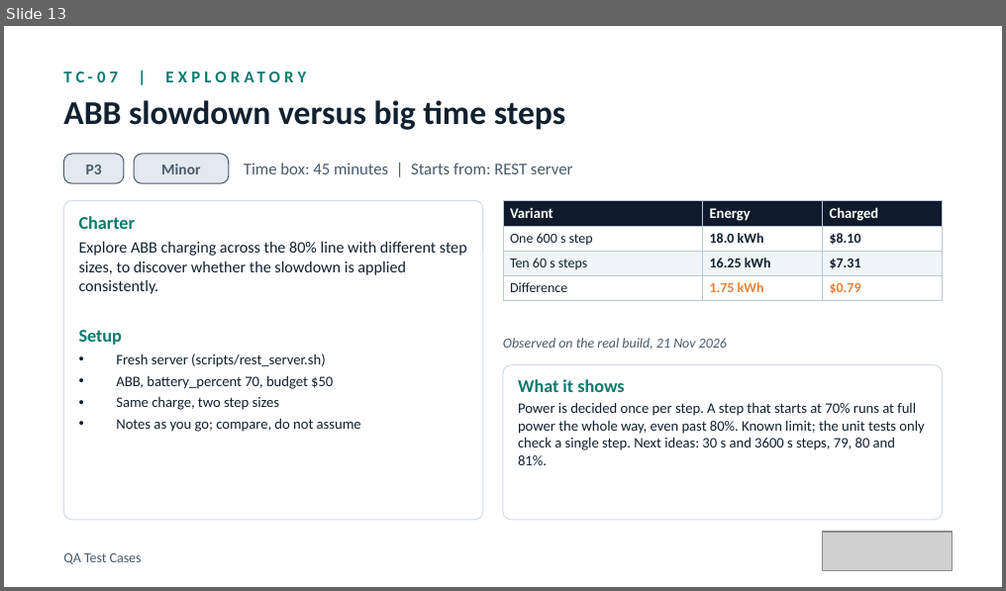
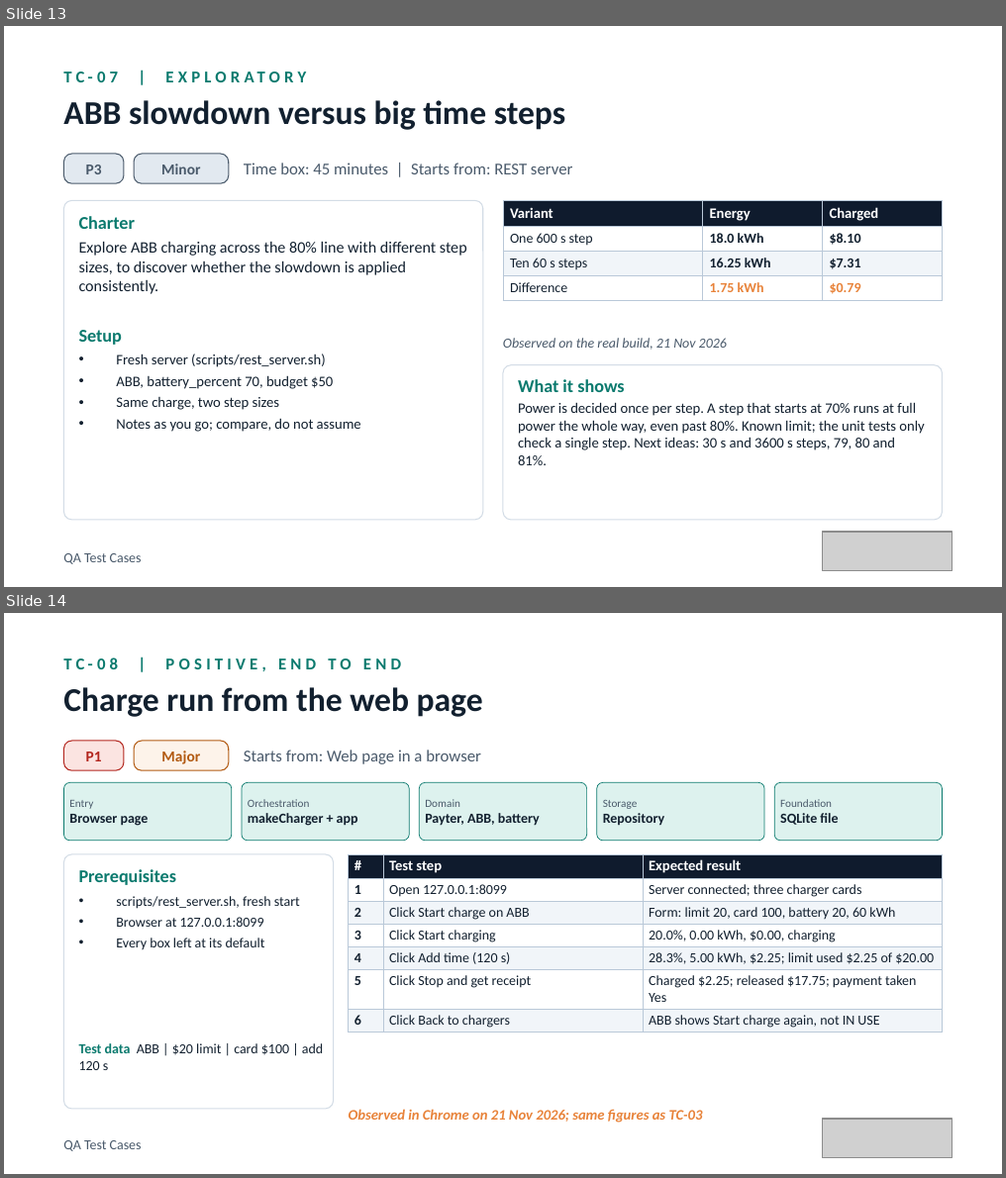
Before and after one commit to elitesoftwareqa/ev-charger, a slide deck: docs/presentation/EV-Charger-QA-Test-Cases.pptx. Shown one above the other, each under a label of ours: slide 13 before the commit, slides 13 and 14 after it. The pictures are 1006x591 and 1006x1178 pixels, drawn with LibreOffice and Linux fonts; fonts in the diff are those of the drawing; grey boxes stand for pictures. Boxes give left, top, right and bottom in pixels: in the first picture for what was removed or moved away, otherwise in the second. Text is boxed around its words. In the diff, an @@ line names an element or a change of style, - is before the commit and + after.

Commit message:
Add web page and REST demo test cases (TC-08, TC-09) and demo options to the QA guide and presentation

```diff
--- a/docs/presentation/EV-Charger-QA-Test-Cases.pptx
+++ b/docs/presentation/EV-Charger-QA-Test-Cases.pptx
@@ slide 14 added at box(4, 613, 1002, 1174), background #FFFFFF @@
@@ text added at box(63, 658, 401, 671), 12 pt, text #0B7A6E, bold @@
+TC-08 | POSITIVE, END TO END
@@ text added at box(63, 687, 483, 717), 24 pt, text #12202F, bold @@
+Charge run from the web page
@@ rounded rectangle added at box(63, 741, 124, 770), fill #FBE4E1, outline #B3261E 0.75 pt @@
@@ text added at box(86, 752, 102, 761), 11 pt, text #B3261E, bold @@
+P1
@@ rounded rectangle added at box(134, 741, 229, 770), fill #FDF3EA, outline #B25A12 0.75 pt @@
@@ text added at box(161, 751, 200, 764), 11 pt, text #B25A12, bold @@
+Major
@@ text added at box(244, 750, 481, 764), 12 pt, text #4A5A6B @@
+Starts from: Web page in a browser
@@ rounded rectangle added at box(63, 782, 232, 841), fill #DDF2EE, outline #0B7A6E 0.5 pt @@
@@ rounded rectangle added at box(242, 782, 409, 841), fill #DDF2EE, outline #0B7A6E 0.5 pt @@
@@ rounded rectangle added at box(419, 782, 587, 841), fill #DDF2EE, outline #0B7A6E 0.5 pt @@
@@ rounded rectangle added at box(597, 782, 764, 841), fill #DDF2EE, outline #0B7A6E 0.5 pt @@
@@ rounded rectangle added at box(774, 782, 943, 841), fill #DDF2EE, outline #0B7A6E 0.5 pt @@
@@ text added at box(69, 800, 149, 826), 10 pt, text #12202F, bold @@
+Entry
+Browser page
@@ text added at box(248, 799, 358, 826), 10 pt, text #12202F, bold @@
+Orchestration
+makeCharger + app
@@ text added at box(425, 799, 540, 825), 10 pt, text #12202F, bold @@
+Domain
+Payter, ABB, battery
@@ text added at box(603, 800, 664, 826), 10 pt, text #12202F, bold @@
+Storage
+Repository
@@ text added at box(780, 813, 838, 825), 8 pt, text #4A5A6B @@
+Foundation
+SQLite file
@@ rounded rectangle added at box(63, 855, 334, 1109), fill #FFFFFF, outline #D3DCE6 0.75 pt @@
@@ text added at box(79, 869, 177, 885), 13 pt, text #0B7A6E, bold @@
+Prerequisites
@@ table added at box(349, 855, 943, 1032), 7 rows, 3 columns @@
+# | Test step | Expected result
+1 | Open 127.0.0.1:8099 | Server connected; three charger cards
+2 | Click Start charge on ABB | Form: limit 20, card 100, battery 20, 60 kWh
+3 | Click Start charging | 20.0%, 0.00 kWh, $0.00, charging
+4 | Click Add time (120 s) | 28.3%, 5.00 kWh, $2.25; limit used $2.25 of $20.00
+5 | Click Stop and get receipt | Charged $2.25; released $17.75; payment taken Yes
+6 | Click Back to chargers | ABB shows Start charge again, not IN USE
@@ text added at box(116, 896, 300, 951), 10 pt, text #12202F @@
+• scripts/rest_server.sh, fresh start
+• Browser at 127.0.0.1:8099
+• Every box left at its default
@@ text added at box(79, 1044, 323, 1070), 10 pt, text #12202F @@
+Test data ABB | $20 limit | card $100 | add 120 s
@@ text added at box(349, 1109, 703, 1123), 10.5 pt, text #E8833A, bold, italic @@
+Observed in Chrome on 21 Nov 2026; same figures as TC-03
@@ text added at box(63, 1141, 142, 1152), 10 pt, text #4A5A6B @@
+QA Test Cases
@@ picture added at box(823, 1119, 952, 1157) @@
```
Also in this commit, not shown: 12 slides changed, 1 other slide added, 1 other file.
